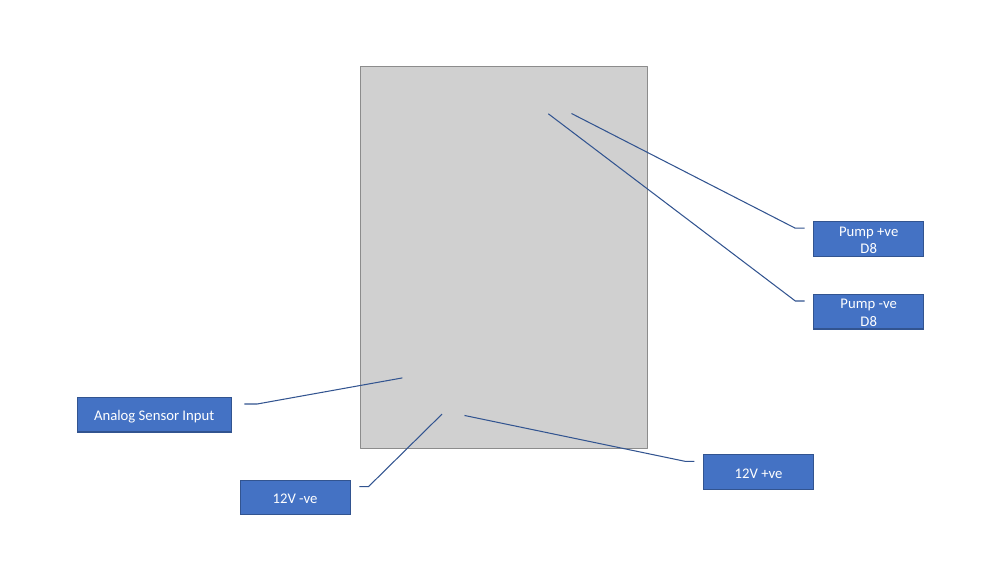
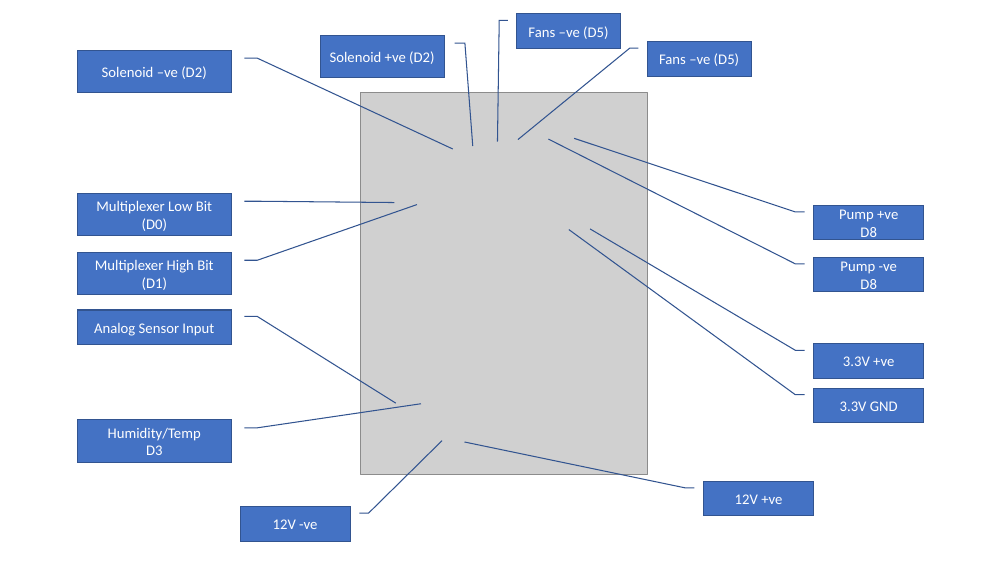
Before and after one commit to nickgrieff/FarmManagerClient, a slide deck: slide 1 of ESP8266FarmClientv2/BoardMap.pptx. Drawn at 1008x567 pixels with LibreOffice and Linux fonts; fonts in the diff are those of the drawing; grey boxes stand for pictures. Boxes give left, top, right and bottom in pixels: in the first picture for what was removed or moved away, otherwise in the second. Text is boxed around its words. In the diff, an @@ line names an element or a change of style, - is before the commit and + after.

Commit message:
Updated board map

```diff
--- a/ESP8266FarmClientv2/BoardMap.pptx
+++ b/ESP8266FarmClientv2/BoardMap.pptx
@@ border callout added at [516,14,621,48], fill #4472C4, outline #325491 1 pt, 14 pt, text #FFFFFF @@
+Fans –ve (D5)
@@ border callout added at [77,50,231,92], fill #4472C4, outline #325491 1 pt, 14 pt, text #FFFFFF @@
+Solenoid –ve (D2)
@@ border callout added at [321,36,445,78], fill #4472C4, outline #325491 1 pt, 14 pt, text #FFFFFF @@
+Solenoid +ve (D2)
@@ border callout added at [647,42,752,76], fill #4472C4, outline #325491 1 pt, 14 pt, text #FFFFFF @@
+Fans –ve (D5)
@@ border callout added at [77,194,231,236], fill #4472C4, outline #325491 1 pt, 14 pt, text #FFFFFF @@
+Multiplexer Low Bit (D0)
@@ border callout "Pump +ve": place and size @@
-border callout "Pump +ve" at [814,222,924,256]
+border callout "Pump +ve" at [814,206,924,240]
@@ border callout added at [77,253,231,295], fill #4472C4, outline #325491 1 pt, 14 pt, text #FFFFFF @@
+Multiplexer High Bit (D1)
@@ border callout "Pump -ve": place and size @@
-border callout "Pump -ve" at [814,295,924,330]
+border callout "Pump -ve" at [814,258,924,293]
@@ proportions changed in 3 elements at [814,206,924,240], [814,258,924,293], [77,310,231,345] @@
@@ border callout "Analog Sensor Input": place and size @@
-border callout "Analog Sensor Input" at [77,398,231,433]
+border callout "Analog Sensor Input" at [77,310,231,345]
@@ border callout added at [814,344,924,379], fill #4472C4, outline #325491 1 pt, 14 pt, text #FFFFFF @@
+3.3V +ve
@@ border callout added at [814,389,924,423], fill #4472C4, outline #325491 1 pt, 14 pt, text #FFFFFF @@
+3.3V GND
@@ border callout added at [77,420,231,462], fill #4472C4, outline #325491 1 pt, 14 pt, text #FFFFFF @@
+Humidity/Temp
+D3
@@ 2 border callouts, 1 picture: place and size @@
-2 border callouts, 1 picture at [240,67,814,515]
+2 border callouts, 1 picture at [240,93,814,541]
```
